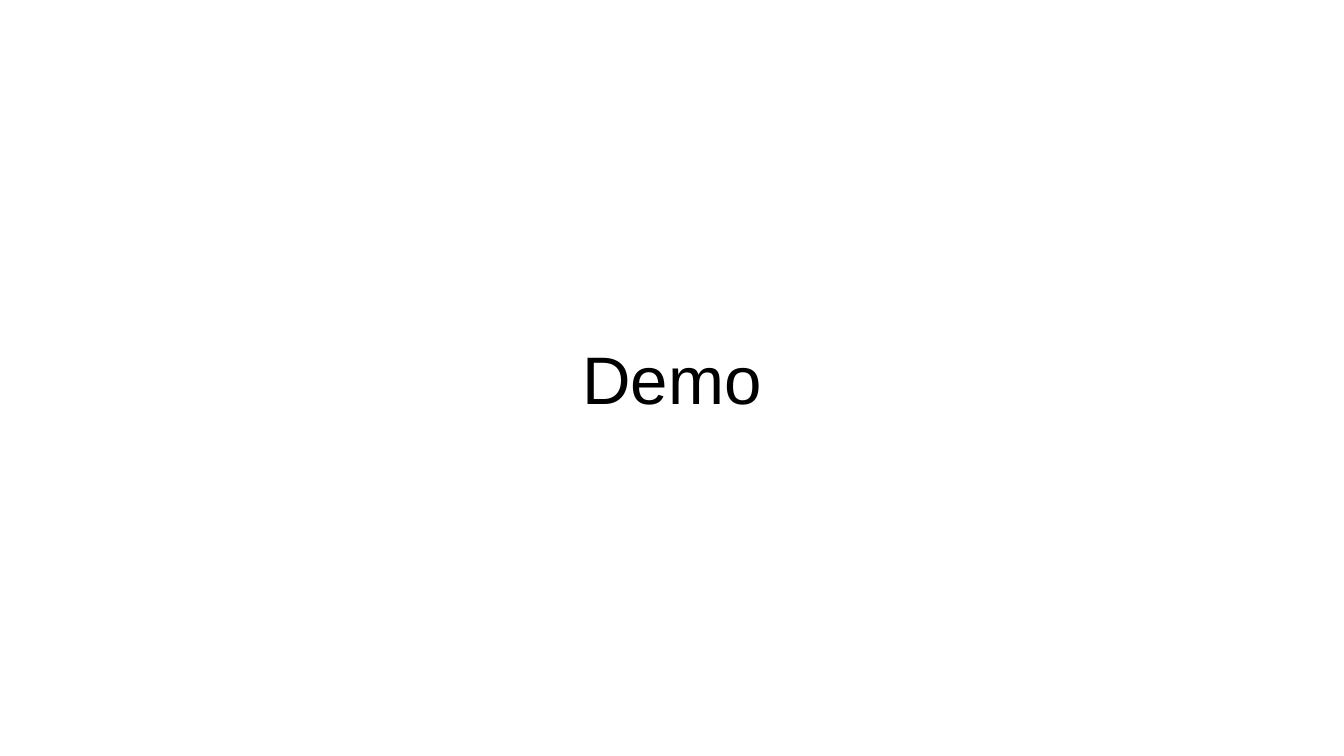
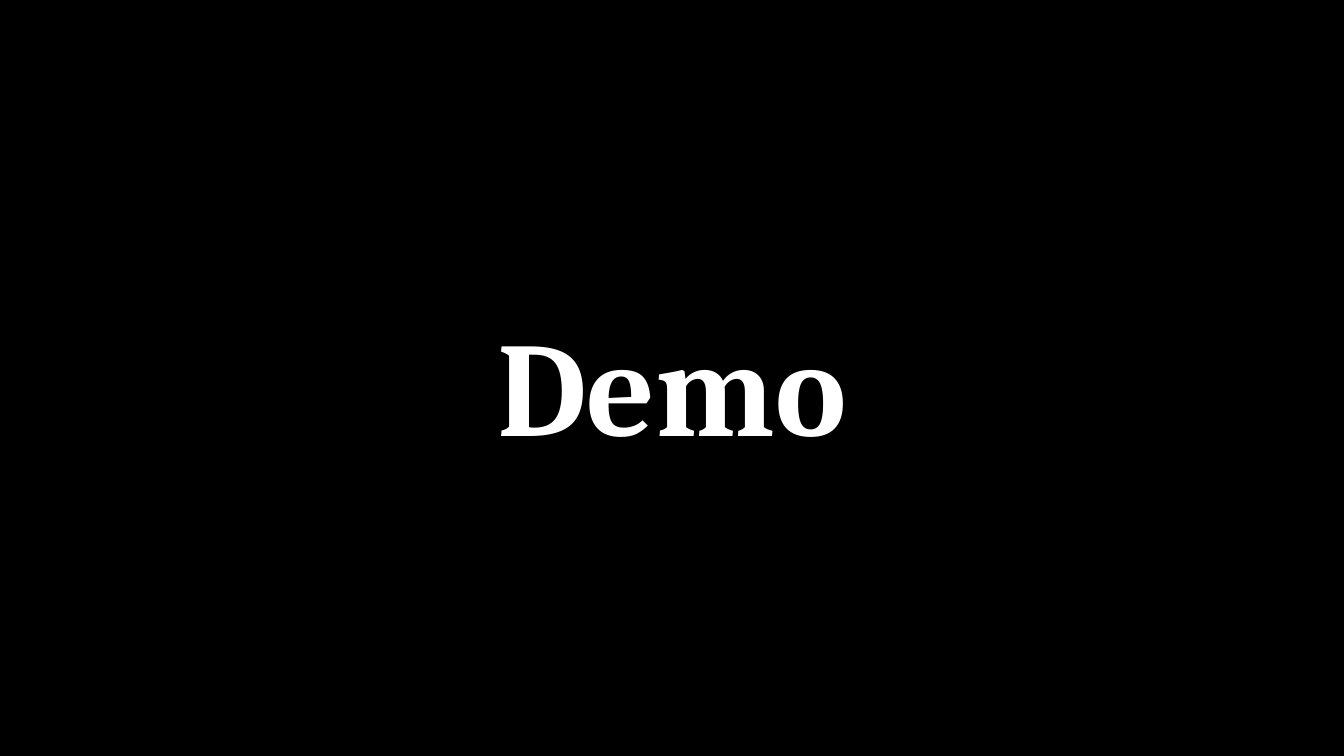
Before and after one commit to carolinemae/YouTrailer, a slide deck: slide 5 of presentation/project-presentation.pptx. Drawn at 1344x756 pixels with LibreOffice and Linux fonts; fonts in the diff are those of the drawing; background and template pictures are left out. Boxes give left, top, right and bottom in pixels: in the first picture for what was removed or moved away, otherwise in the second. Text is boxed around its words. In the diff, an @@ line names an element or a change of style, - is before the commit and + after.

```diff
--- a/presentation/project-presentation.pptx
+++ b/presentation/project-presentation.pptx
@@ background #FFFFFF to picture (left out) @@
@@ text "Demo": place and size @@
-text "Demo" at box(582, 357, 761, 405)
+text "Demo" at box(497, 346, 846, 437)
@@ text "Demo" at box(497, 346, 846, 437): size 36 to 72 pt, font Arial to Cambria, text colour #000000 to #FFFFFF, bold on; vertical alignment middle to top @@
```
Also in this commit, not shown: 4 other slides changed, 2 slides added, 2 slides removed, 1 other file.
